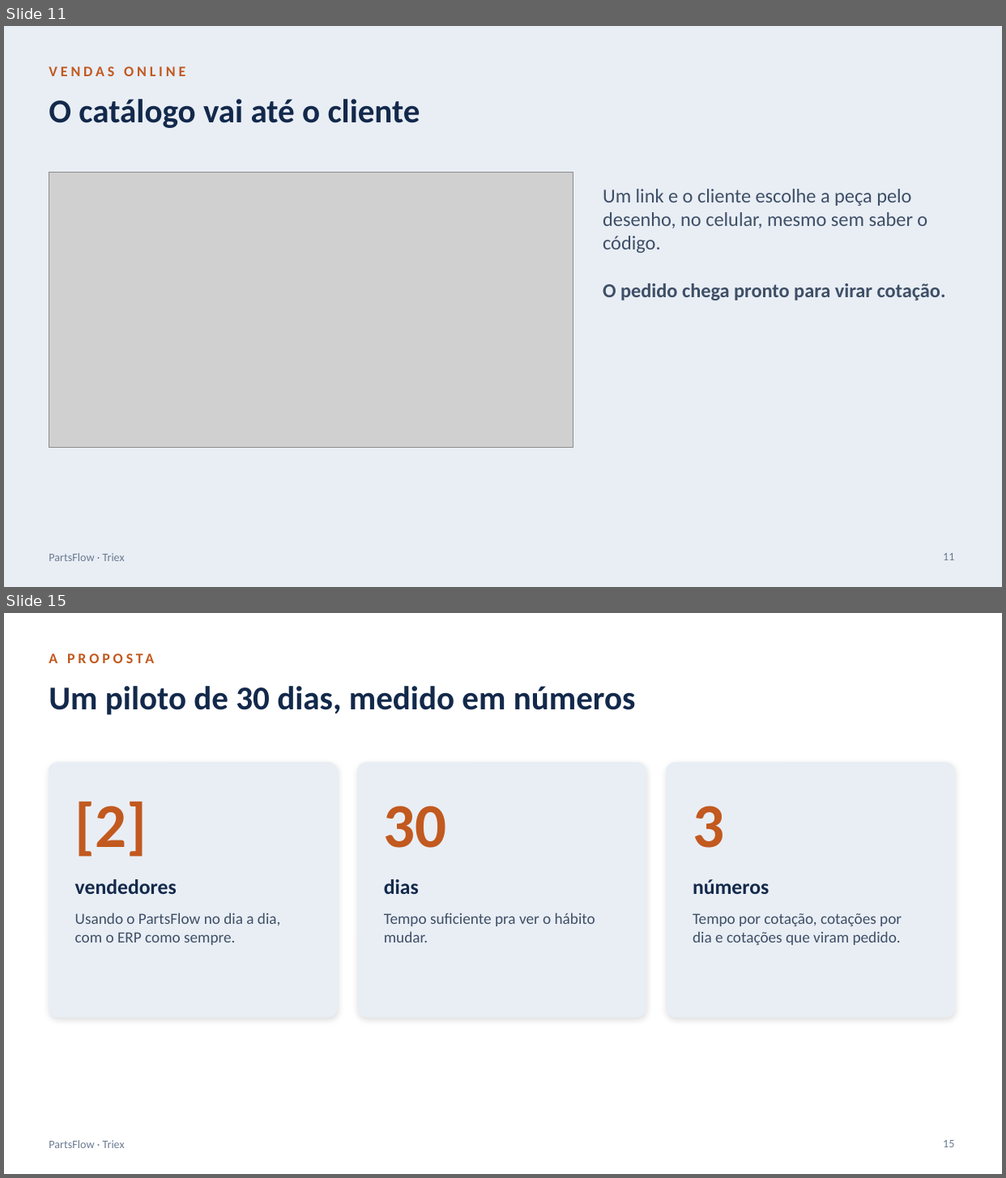
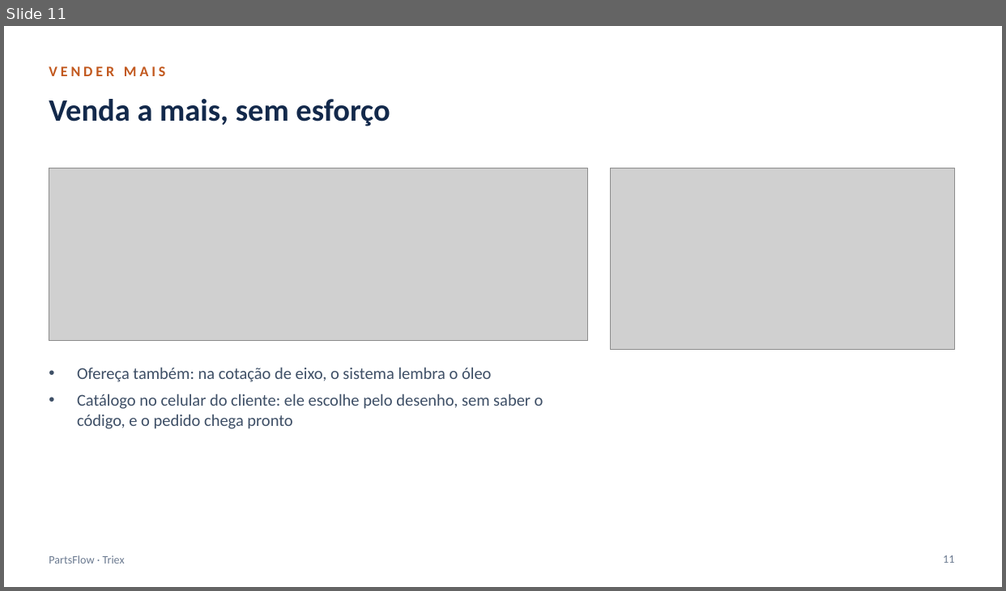
Before and after one commit to vitoregee-dotcom/dashV, a slide deck: docs/apresentacao/PartsFlow-apresentacao.pptx. Shown one above the other, each under a label of ours: slides 11 and 15 before the commit, slide 11 after it; the slides between them are not shown. The pictures are 1006x1178 and 1006x591 pixels, drawn with LibreOffice and Linux fonts; fonts in the diff are those of the drawing; grey boxes stand for pictures. Boxes give left, top, right and bottom in pixels: in the first picture for what was removed or moved away, otherwise in the second. Text is boxed around its words. In the diff, an @@ line names an element or a change of style, - is before the commit and + after.

```diff
--- a/docs/apresentacao/PartsFlow-apresentacao.pptx
+++ b/docs/apresentacao/PartsFlow-apresentacao.pptx
@@ slide 15 removed at box(4, 613, 1002, 1174), background #FFFFFF; not listed: 1 template element that a slide beside it also shows @@
@@ text removed at box(49, 653, 57, 663) @@
-A PROPOSTA
@@ title removed at box(49, 686, 636, 715) @@
-Um piloto de 30 dias, medido em números
@@ rounded rectangle removed at box(49, 763, 337, 1017) @@
@@ rounded rectangle removed at box(357, 763, 646, 1017) @@
@@ rounded rectangle removed at box(667, 763, 955, 1017) @@
@@ text removed at box(75, 801, 147, 857) @@
-[2]
@@ text removed at box(384, 806, 447, 848) @@
-30
@@ text removed at box(692, 806, 724, 848) @@
-3
@@ text removed at box(75, 879, 177, 894) @@
-vendedores
@@ text removed at box(384, 879, 419, 894) @@
-dias
@@ text removed at box(692, 879, 769, 894) @@
-números
@@ text removed at box(75, 913, 281, 945) @@
-Usando o PartsFlow no dia a dia, com o ERP como sempre.
@@ text removed at box(384, 913, 595, 943) @@
-Tempo suficiente pra ver o hábito mudar.
@@ text removed at box(692, 914, 901, 945) @@
-Tempo por cotação, cotações por dia e cotações que viram pedido.
@@ page number removed at box(943, 1140, 954, 1148) @@
-15
@@ slide 11 changed as well @@
@@ background #E9EEF5 to #FFFFFF @@
@@ text at box(49, 66, 165, 76): text changed @@
-VENDAS ONLINE
+VENDER MAIS
@@ title at box(49, 99, 390, 126): text changed; size 32 to 30 pt @@
-O catálogo vai até o cliente
+Venda a mais, sem esforço
@@ picture: place and size @@
-picture at box(49, 172, 573, 447)
+picture at box(49, 169, 588, 341)
@@ picture added at box(611, 169, 955, 349) @@
@@ text at box(77, 367, 543, 429): text changed; size 19 to 16 pt @@
-Um link e o cliente escolhe a peça pelo desenho, no celular, mesmo sem saber o código.
-O pedido chega pronto para virar cotação.
+• Ofereça também: na cotação de eixo, o sistema lembra o óleo
+• Catálogo no celular do cliente: ele escolhe pelo desenho, sem saber o código, e o pedido chega pronto
```
Also in this commit, not shown: 1 other slide changed, 12 slides added, 13 other slides removed, 6 other files.
